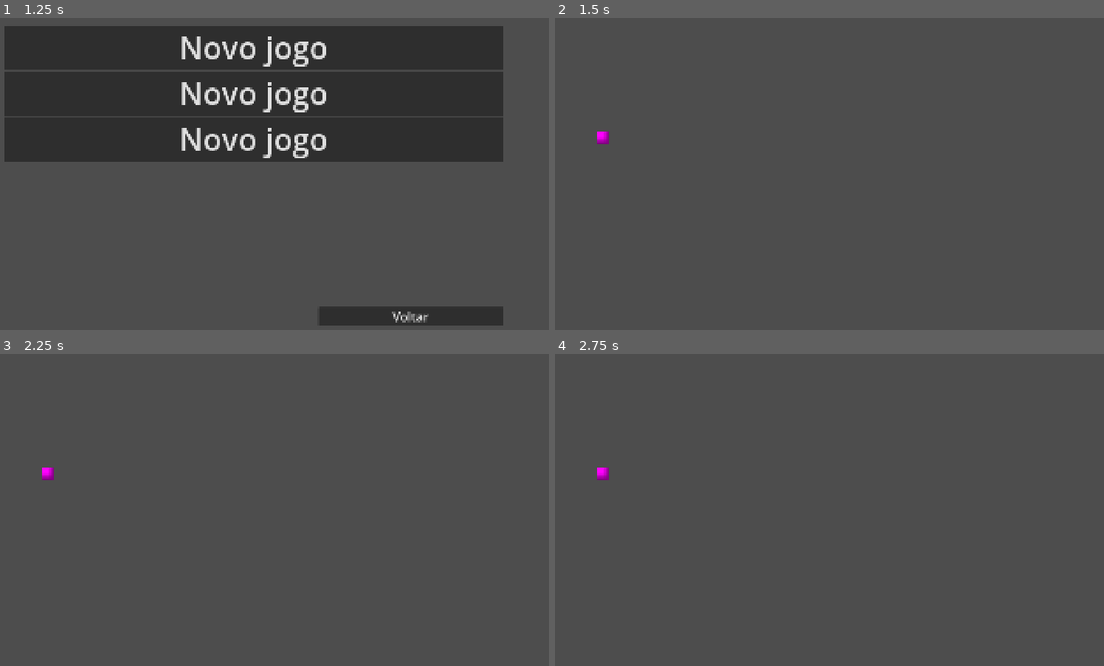
Above: before the commit, frames 1-4 (two rows, left to right).
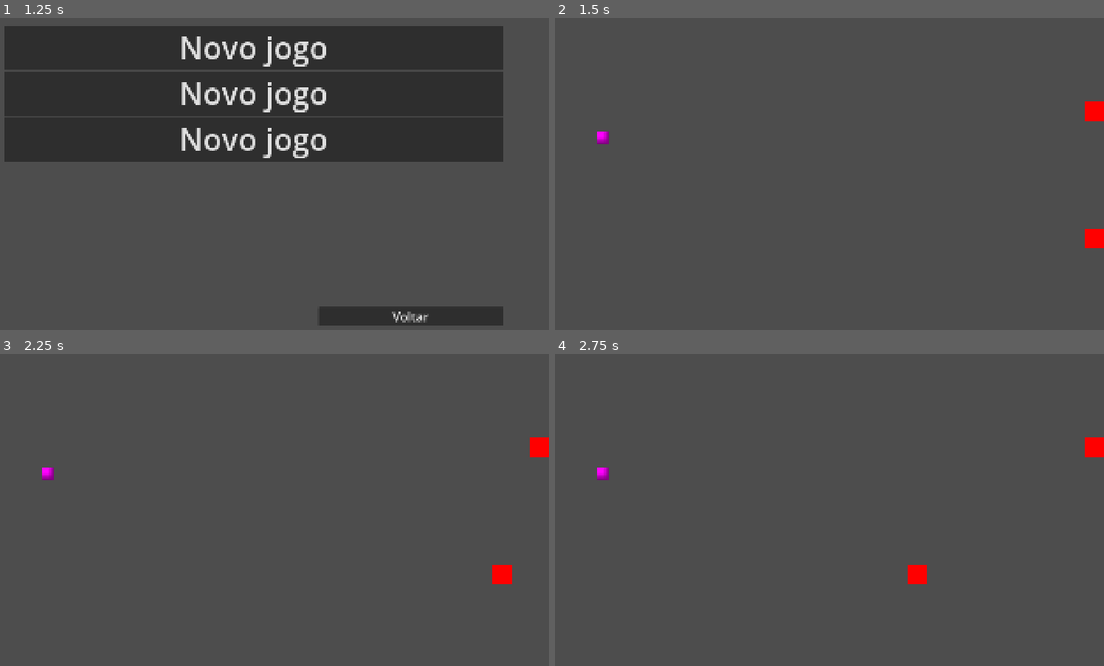
Above: after the commit, the same moments.

Repository: Sleipnir-Game-Team/GMTK-2026
Game: Godot game, scene res://ui/menu/main_menu.tscn
Two runs of this game, one before a commit and one after it. Both use one fixed random seed, a clock stepped at 60 frames per second and the inputs below.
Inputs (mouse positions are in pixels of both pictures, inside the frame that each line leads up to):
- Up to frame 1 (1.25 s): click "Jogar" at 0.5 s
- Up to frame 2 (1.5 s): click "Novo jogo" at 1.25 s
- Up to frame 3 (2.25 s): click (538, 575) at 2.02 s
- Up to frame 4 (2.75 s): no input

Frame 1 is identical in both runs. In frame 2, 0.4% of the frame differs, in the area x 96-100%, y 26-74%; in frame 3, 0.4%, in the area x 89-100%, y 26-74%; in frame 4, 0.4%.

Commit message:
0.0.5 - omg gaveta hiii

Diff:
--- a/game/main.tscn
+++ b/game/main.tscn
@@ -2,7 +2,8 @@
 
 [ext_resource type="Script" uid="uid://ceunm6ik2o4y4" path="res://game/main.gd" id="1_cxumw"]
 [ext_resource type="Script" uid="uid://d0pk83r7k4mge" path="res://game/game_logic.gd" id="3_emt18"]
-[ext_resource type="PackedScene" uid="uid://dtykqg5pafuvw" path="res://ship_segments/test_segment.tscn" id="4_vop5m"]
+[ext_resource type="PackedScene" uid="uid://dtykqg5pafuvw" path="res://game/ship_segments/test_segment.tscn" id="4_vop5m"]
+[ext_resource type="PackedScene" uid="uid://bic4u7fmhl5u6" path="res://game/toolbox_teste.tscn" id="5_5un7r"]
 [ext_resource type="PackedScene" uid="uid://dbi5oq1h8iiaf" path="res://ui/hud/HUD.tscn" id="5_u5r6x"]
 
 [sub_resource type="PlaceholderTexture2D" id="PlaceholderTexture2D_vop5m"]
@@ -41,4 +42,12 @@
 texture_normal = SubResource("PlaceholderTexture2D_vop5m")
 stretch_mode = 0
 
+[node name="Workspace" type="Node2D" parent="." unique_id=1625623387]
+
+[node name="ToolboxTeste" parent="Workspace" unique_id=490391838 instance=ExtResource("5_5un7r")]
+position = Vector2(1856, 711)
+
+[node name="ToolboxTeste2" parent="Workspace" unique_id=220732672 instance=ExtResource("5_5un7r")]
+position = Vector2(1857, 300)
+
 [connection signal="pressed" from="Ship/Panel" to="Jogo" method="_on_ship_panel_pressed" binds= [&"test"]]
--- a/ship_modules/flip.tscn
+++ b/game/ship_modules/flip.tscn
@@ -1,6 +1,6 @@
 [gd_scene format=3 uid="uid://mp6bcxumg70u"]
 
-[ext_resource type="Script" uid="uid://cfnmmh74pec6l" path="res://ship_modules/flip.gd" id="1_2mhmk"]
+[ext_resource type="Script" uid="uid://cfnmmh74pec6l" path="res://game/ship_modules/flip.gd" id="1_2mhmk"]
 
 [node name="Flip" type="Node2D" unique_id=1764171961]
 script = ExtResource("1_2mhmk")
--- a/ship_segments/test_segment.tscn
+++ b/game/ship_segments/test_segment.tscn
@@ -1,7 +1,7 @@
 [gd_scene format=3 uid="uid://dtykqg5pafuvw"]
 
-[ext_resource type="Script" uid="uid://c5cfsj5ovxwb6" path="res://ship_segments/segment.gd" id="1_hbfp2"]
-[ext_resource type="PackedScene" uid="uid://mp6bcxumg70u" path="res://ship_modules/flip.tscn" id="2_uakjb"]
+[ext_resource type="Script" uid="uid://c5cfsj5ovxwb6" path="res://game/ship_segments/segment.gd" id="1_hbfp2"]
+[ext_resource type="PackedScene" uid="uid://mp6bcxumg70u" path="res://game/ship_modules/flip.tscn" id="2_uakjb"]
 
 [sub_resource type="Gradient" id="Gradient_vxurl"]
 
--- /dev/null
+++ b/game/toolbox_teste.gd
@@ -0,0 +1,13 @@
+extends Node2D
+
+@export var anim_player : AnimationPlayer
+@export var toggle_button : TextureButton
+
+func _ready():
+	toggle_button.toggled.connect(on_toggle)
+
+func on_toggle(value):
+	if value:
+		anim_player.play("open")
+	else:
+		anim_player.play_backwards("open")
--- /dev/null
+++ b/game/toolbox_teste.tscn
@@ -0,0 +1,71 @@
+[gd_scene format=3 uid="uid://bic4u7fmhl5u6"]
+
+[ext_resource type="Script" uid="uid://ce6nt44ivx8d3" path="res://game/toolbox_teste.gd" id="1_fxsc8"]
+
+[sub_resource type="Gradient" id="Gradient_vop5m"]
+colors = PackedColorArray(1, 0, 0, 1, 1, 0, 0, 1)
+
+[sub_resource type="GradientTexture2D" id="GradientTexture2D_5un7r"]
+gradient = SubResource("Gradient_vop5m")
+
+[sub_resource type="RectangleShape2D" id="RectangleShape2D_vop5m"]
+size = Vector2(910.5, 370)
+
+[sub_resource type="Animation" id="Animation_fxsc8"]
+length = 0.001
+tracks/0/type = "value"
+tracks/0/imported = false
+tracks/0/enabled = true
+tracks/0/path = NodePath(".:position")
+tracks/0/interp = 1
+tracks/0/loop_wrap = true
+tracks/0/keys = {
+"times": PackedFloat32Array(0),
+"transitions": PackedFloat32Array(1),
+"update": 0,
+"values": [Vector2(0, 0)]
+}
+
+[sub_resource type="Animation" id="Animation_7187u"]
+resource_name = "open"
+tracks/0/type = "value"
+tracks/0/imported = false
+tracks/0/enabled = true
+tracks/0/path = NodePath(".:position")
+tracks/0/interp = 1
+tracks/0/loop_wrap = true
+tracks/0/keys = {
+"times": PackedFloat32Array(0, 1),
+"transitions": PackedFloat32Array(1, 1),
+"update": 0,
+"values": [Vector2(0, 0), Vector2(-910, 0)]
+}
+
+[sub_resource type="AnimationLibrary" id="AnimationLibrary_18286"]
+_data = {
+&"RESET": SubResource("Animation_fxsc8"),
+&"open": SubResource("Animation_7187u")
+}
+
+[node name="ToolboxTeste" type="Node2D" unique_id=490391838]
+
+[node name="Box" type="Node2D" parent="." unique_id=1428926048 node_paths=PackedStringArray("anim_player", "toggle_button")]
+script = ExtResource("1_fxsc8")
+anim_player = NodePath("AnimationPlayer")
+toggle_button = NodePath("TextureButton")
+
+[node name="TextureButton" type="TextureButton" parent="Box" unique_id=1246168984]
+offset_right = 64.0
+offset_bottom = 64.0
+toggle_mode = true
+texture_normal = SubResource("GradientTexture2D_5un7r")
+
+[node name="ToolboxArea" type="Area2D" parent="Box" unique_id=1813035406]
+position = Vector2(-948, -711)
+
+[node name="Area2D" type="CollisionShape2D" parent="Box/ToolboxArea" unique_id=702584310]
+position = Vector2(1466.75, 896)
+shape = SubResource("RectangleShape2D_vop5m")
+
+[node name="AnimationPlayer" type="AnimationPlayer" parent="Box" unique_id=470394649]
+libraries/ = SubResource("AnimationLibrary_18286")
Renamed: ship_modules/flip.gd -> game/ship_modules/flip.gd
Renamed: ship_modules/flip.gd.uid -> game/ship_modules/flip.gd.uid
Renamed: ship_segments/segment.gd -> game/ship_segments/segment.gd
Renamed: ship_segments/segment.gd.uid -> game/ship_segments/segment.gd.uid
Not shown, added: game/toolbox_teste.gd.uid
